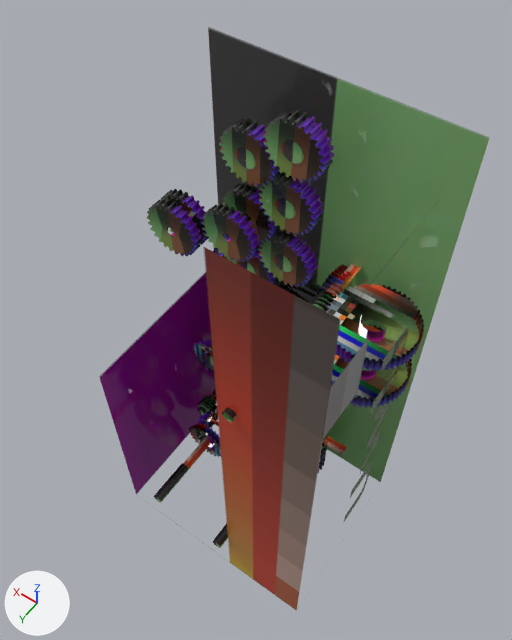
Renders of the FBX model Pogplant/Pogplant Driver/Resources/Models/Environment/Gear_Room.fbx from each side of a commit.
Camera for both pictures: a 50 mm camera at (-157.8, 166.6, -110.3) aimed at (-98.1, 83.1, -241.5). Arrows for +X, +Y and +Z are at lower left; the lights stay in place. Where no turn or scale is listed for an object, it has been applied to the vertices. Vertices at the same position are counted once.

The first picture shows 'Gear_01', 'Gear_02', 'Gear_03', 'Gear_04', 'Gear_05', 'Gear_18', 'Gear_19', 'Gear_20', 'Gear_21', 'Gear_22', 'Gear_29', 'Gear_30', 'Gear_Room'.
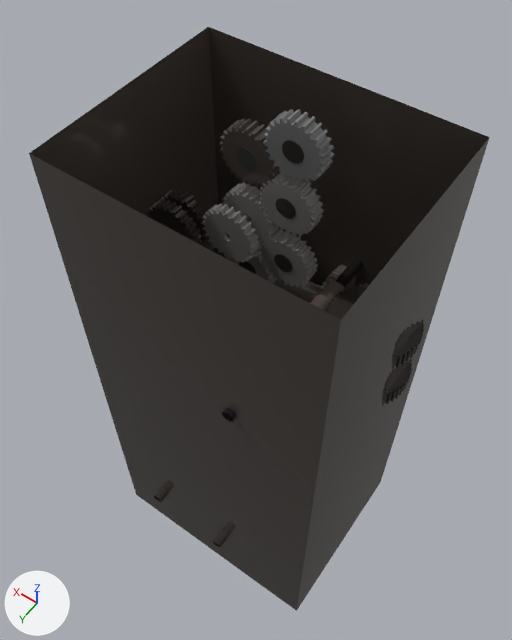
Patch to the scene script:
```diff
--- a/Pogplant/Pogplant Driver/Resources/Models/Environment/Gear_Room.fbx.py
+++ b/Pogplant/Pogplant Driver/Resources/Models/Environment/Gear_Room.fbx.py
@@ me_mesh_001 @@
 me_mesh_001.from_pydata(...)  # 442 vertices, 880 faces; spans x -5.71..5.71, y -1.96..1.96, z -5.7..5.7
+# me_mesh_001 part 10: texture (UV) coordinates of 880 of 880 faces, centred in x -5.7..5.7, y -1.96..1.96, z -5.68..5.7, changed; they spanned u 0.0..1.0, v 0.0..1.0 and now span u 0.34..0.39, v 0.24..0.4
 me_mesh_001.materials.append(mat_material__6)
@@ me_mesh_028 @@
 me_mesh_028.from_pydata(...)  # 800 vertices, 1600 faces; spans x -9.0..9.0, y -9.0..9.0, z -1.6..1.6
 # used by ob_gear_21; parent = ob_gear_room; location = (-129.0, 89.17, -226.7)
+# me_mesh_028 part 8: texture (UV) coordinates of 1600 of 1600 faces, centred in x -9.0..9.0, y -9.0..9.0, z -1.6..1.6, changed; they spanned u 0.0..1.0, v 0.0..1.0 and now span u 0.38..0.38, v 0.18..0.19
 me_mesh_028.materials.append(mat_material__6)
@@ me_mesh_026 @@
 me_mesh_026.from_pydata(...)  # 1094 vertices, 2162 faces; spans x -2.0..2.0, y -31.7..31.7, z -2.0..2.0
+# me_mesh_026 part 9: texture (UV) coordinates of 2162 of 2162 faces, centred in x -1.7..1.7, y -31.7..10.6, z -1.7..1.7, changed; they spanned u 0.34..0.66, v 0.0..0.98 and now span u 0.38..0.39, v 0.1..0.31
 me_mesh_026.materials.append(mat_material__6)
@@ me_mesh_049 @@
 me_mesh_049.from_pydata(...)  # 442 vertices, 880 faces; spans x -5.71..5.71, y -1.96..1.96, z -5.71..5.71
+# me_mesh_049 part 7: 708 faces spanning x -5.71..5.71, y -1.96..1.96, z -5.71..5.71 switch from mat_material__6 to mat_ez_texture (picture img_ez_texture_01_dds)
@@ me_mesh @@
 me_mesh.from_pydata(...)  # 8 vertices, 8 faces; spans x -136.1..-84.0, y 77.5..119.2, z -291.5..-175.8
+# me_mesh part 4: texture (UV) coordinates of 8 of 8 faces, centred in x -136.1..-84.0, y 77.5..119.2, z -253.0..-214.4, changed; they spanned u 0.12..0.88, v 0.0..1.0 and now span u 0.39..0.39, v 0.2..0.2
 me_mesh.materials.append(mat_material__6)
@@ me_mesh_002 @@
 me_mesh_002.from_pydata(...)  # 442 vertices, 880 faces; spans x -5.71..5.71, y -1.96..1.96, z -5.7..5.7
+# me_mesh_002 part 2: texture (UV) coordinates of 880 of 880 faces, centred in x -5.7..5.7, y -1.96..1.96, z -5.68..5.7, changed; they spanned u 0.0..1.0, v 0.0..1.0 and now span u 0.33..0.4, v 0.16..0.25
 me_mesh_002.materials.append(mat_material__6)
@@ me_mesh_025 @@
-me_mesh_025.from_pydata(...)  # 442 vertices, 880 faces; spans x -5.7..5.7, y -10.6..10.6, z -5.7..5.7
+me_mesh_025.from_pydata(...)  # 441 vertices, 860 faces; spans x -5.7..5.7, y -10.6..10.6, z -5.7..5.7
+# me_mesh_025 part 5: 860 faces spanning x -5.7..5.7, y -10.6..10.6, z -5.7..5.7 switch from mat_material__6 to mat_ez_texture (picture img_ez_texture_01_dds)
@@ me_mesh_029 @@
 me_mesh_029.from_pydata(...)  # 800 vertices, 1600 faces; spans x -9.0..9.0, y -9.0..9.0, z -1.6..1.6
 # used by ob_gear_20; parent = ob_gear_room; location = (-129.0, 89.17, -214.1)
+# me_mesh_029 part 1: texture (UV) coordinates of 1600 of 1600 faces, centred in x -9.0..9.0, y -9.0..9.0, z -1.6..1.6, changed; they spanned u 0.0..1.0, v 0.0..1.0 and now span u 0.38..0.38, v 0.18..0.19
 me_mesh_029.materials.append(mat_material__6)
@@ me_mesh_003 @@
 me_mesh_003.from_pydata(...)  # 842 vertices, 1680 faces; spans x -5.71..5.71, y -5.71..5.71, z -5.7..5.7
+# me_mesh_003 part 6: texture (UV) coordinates of 1680 of 1680 faces, centred in x -5.7..5.7, y -5.71..5.71, z -5.68..5.7, changed; they spanned u 0.0..1.0, v 0.0..1.0 and now span u 0.32..0.34, v 0.24..0.4
 me_mesh_003.materials.append(mat_material__6)
@@ me_mesh_004 @@
 me_mesh_004.from_pydata(...)  # 442 vertices, 880 faces; spans x -5.71..5.71, y -1.96..1.96, z -5.7..5.7
+# me_mesh_004 part 3: texture (UV) coordinates of 880 of 880 faces, centred in x -5.7..5.7, y -1.96..1.96, z -5.68..5.7, changed; they spanned u 0.0..1.0, v 0.0..1.0 and now span u 0.33..0.4, v 0.16..0.24
 me_mesh_004.materials.append(mat_material__6)
@@ me_mesh_038_1 @@
+me_mesh_038_1.from_pydata(...)  # 400 vertices, 800 faces; spans x -5.71..5.71, y -1.03..1.03, z -5.7..5.7
+me_mesh_038_1.materials.append(mat_ez_texture)  # picture img_ez_texture_01_dds
@@ ob_gear_30 @@
-ob_gear_30 = bpy.data.objects.new('Gear_30', me_mesh_037)
+ob_gear_30 = bpy.data.objects.new('Gear_30', me_mesh_038_1)
 ob_gear_30.parent = ob_gear_room
```

Changed parts and their boxes (x1, y1, x2, y2) in the pictures (512 x 640 px):
'Gear_18', reshaped
    before: (154, 423, 221, 503)
    after: (154, 488, 168, 503)
part 1 of me_mesh_029, surface changed
    before: (326, 283, 424, 371)
    after: (382, 359, 412, 406)
part 2 of me_mesh_002, surface changed
    both: (259, 171, 324, 236)
part 3 of me_mesh_004, surface changed
    both: (258, 229, 318, 287)
part 4 of me_mesh, surface changed
    before: (99, 27, 490, 611)
    after: (29, 27, 490, 611)
part 5 of me_mesh_025, recoloured
    before: (154, 423, 221, 502)
    after: (154, 488, 168, 503)
part 6 of me_mesh_003, surface changed
    both: (202, 183, 280, 263)
part 7 of me_mesh_049, recoloured
    both: (263, 109, 334, 183)
part 8 of me_mesh_028, surface changed
    before: (331, 324, 412, 408)
    after: (326, 283, 424, 369)
part 9 of me_mesh_026, surface changed
    before: (222, 262, 361, 422)
    after: (222, 258, 363, 422)
part 10 of me_mesh_001, surface changed
    both: (219, 118, 280, 187)
